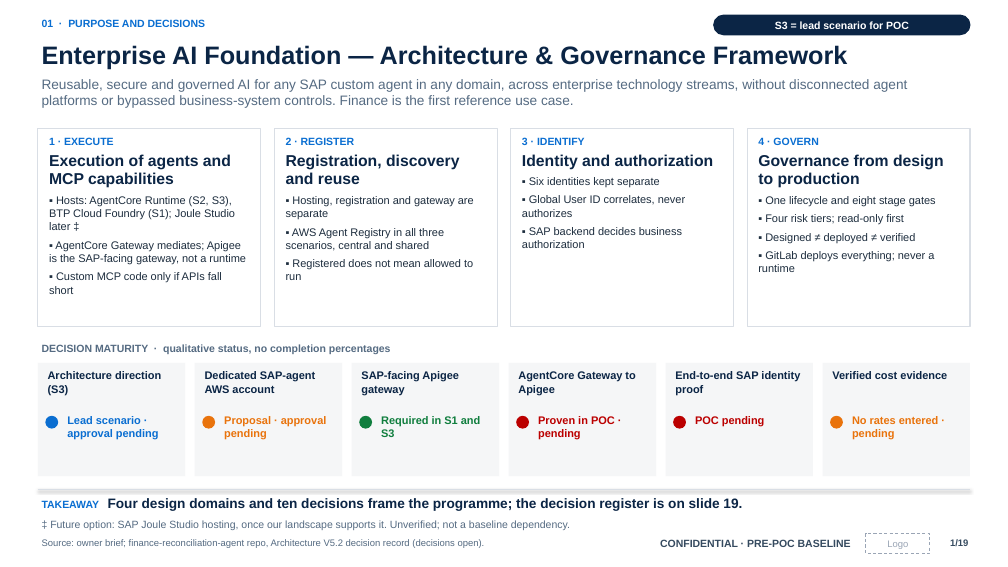
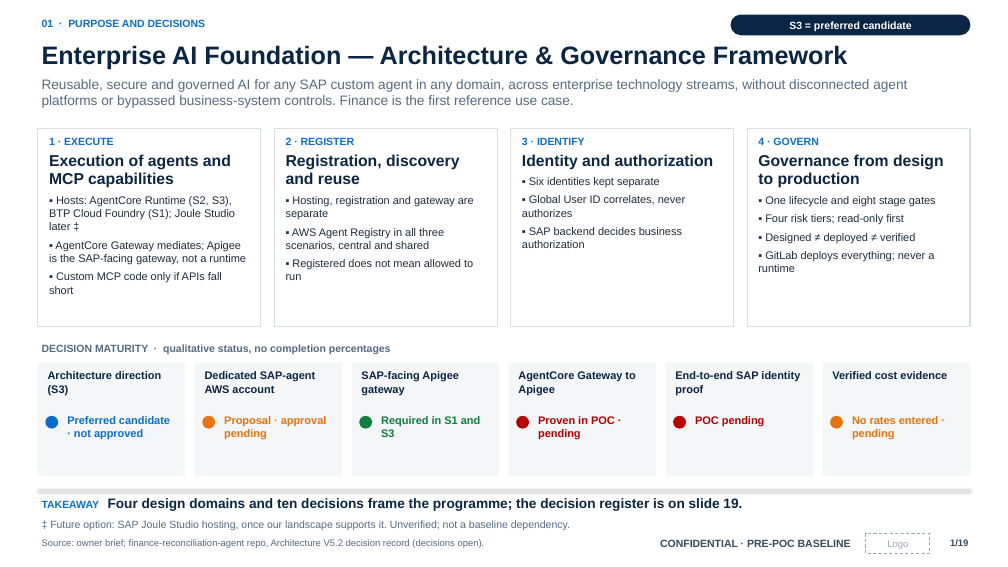
Before and after one commit to Iam-PrasadDeshpande/finance-reconciliation-agent, a slide deck: slide 1 of docs/Enterprise_AI_Foundation_Governance_V5_2.pptx. Drawn at 1008x567 pixels with LibreOffice and Linux fonts; fonts in the diff are those of the drawing. Boxes give left, top, right and bottom in pixels: in the first picture for what was removed or moved away, otherwise in the second. Text is boxed around its words. In the diff, an @@ line names an element or a change of style, - is before the commit and + after.

```diff
--- a/docs/Enterprise_AI_Foundation_Governance_V5_2.pptx
+++ b/docs/Enterprise_AI_Foundation_Governance_V5_2.pptx
@@ rounded rectangle "S3 = preferred candidate" resized from (x1=714, y1=15, x2=970, y2=35) to (x1=731, y1=15, x2=970, y2=35) @@
@@ text in rounded rectangle at (x1=789, y1=21, x2=912, y2=31): text changed @@
-S3 = lead scenario for POC
+S3 = preferred candidate
@@ text at (x1=67, y1=416, x2=170, y2=440): text changed @@
-Lead scenario · approval pending
+Preferred candidate · not approved
```
Also in this commit, not shown: 6 other slides changed, 1 other file.
